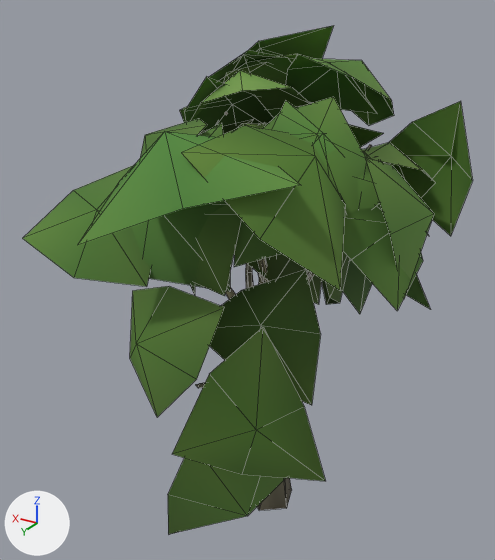
Renders of the glTF model public/ark/assets/v1/trees/plane-b.lod2.glb from each side of a commit.
One viewpoint serves both versions: a camera (50 mm lens) standing at (-6.34, 11.68, 11.41) and looking at (0.56, 0.17, 5.66). Arrows for +X, +Y and +Z are at lower left; the lights stay in place. The older version comes first. Mesh edges are drawn as thin lines.
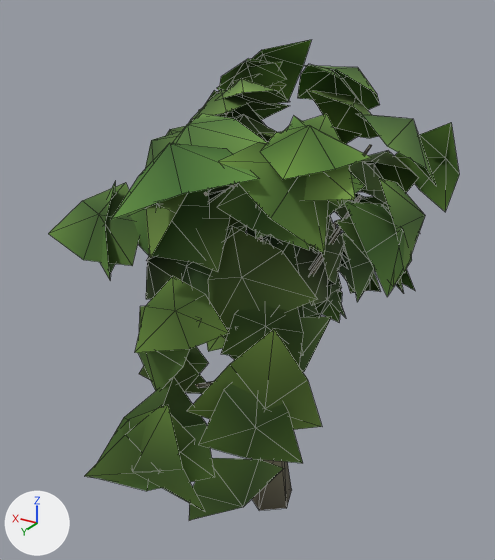
The change, as JSON lines over the scene's bpy script:
```json
{"block": "me_mesh_0", "where": "# used by ob_mesh_0; location = (0.0, 0.0, 0.0)"}
{"op": "remove", "block": "me_mesh_0", "code": "me_mesh_0.from_pydata(...)  # 544 vertices, 600 faces; spans x -3.14..4.13, y -4.41..4.17, z -0.02..10.59"}
{"op": "add", "block": "me_mesh_0", "code": "me_mesh_0.from_pydata(...)  # 1006 vertices, 996 faces; spans x -3.0..3.97, y -4.04..5.06, z -0.02..10.29"}
{"block": "me_mesh_0", "change": "me_mesh_0 part 1: 350 vertices moved from x -3.14..4.13, y -4.41..4.17, z 1.43..10.59 to x -3.0..3.66, y -3.97..3.87, z 1.82..10.29; 462 vertices added at x -2.9..3.97, y -4.04..5.06, z 2.66..9.46"}
{"block": "me_mesh_0", "change": "me_mesh_0 part 2: 300 kept faces spanning x -3.0..3.66, y -3.97..3.87, z 1.82..10.29 get new vertex colours; the middle colour goes from dark green #527832 to dark green #4c6e2d"}
```

What differs and where, as boxes (x1, y1, x2, y2) in the pictures (495 x 560 px):
```json
{"object": "Mesh_0", "change": "reshaped", "before": [22, 26, 472, 534], "after": [48, 40, 459, 520], "on screen": "9% narrower"}
{"part": 1, "of": "me_mesh_0", "change": "reshaped", "after": [85, 89, 436, 511], "on screen": "green"}
{"part": 2, "of": "me_mesh_0", "change": "recoloured", "before": [22, 26, 472, 534], "after": [48, 40, 459, 520]}
```
